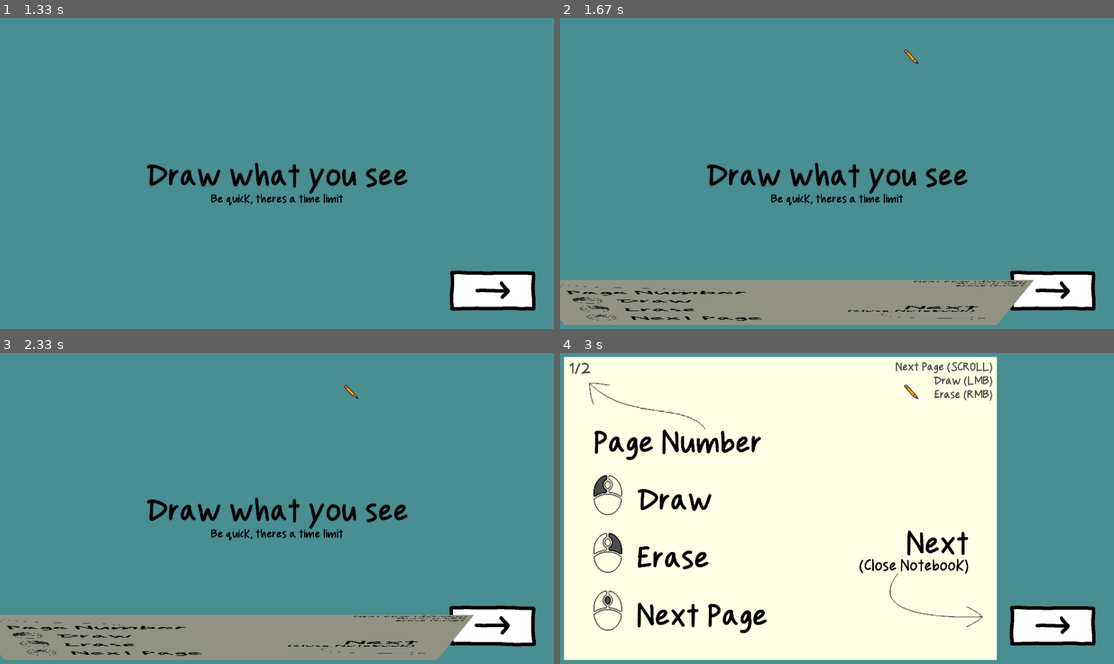
Above: before the commit, frames 1-4 (two rows, left to right).
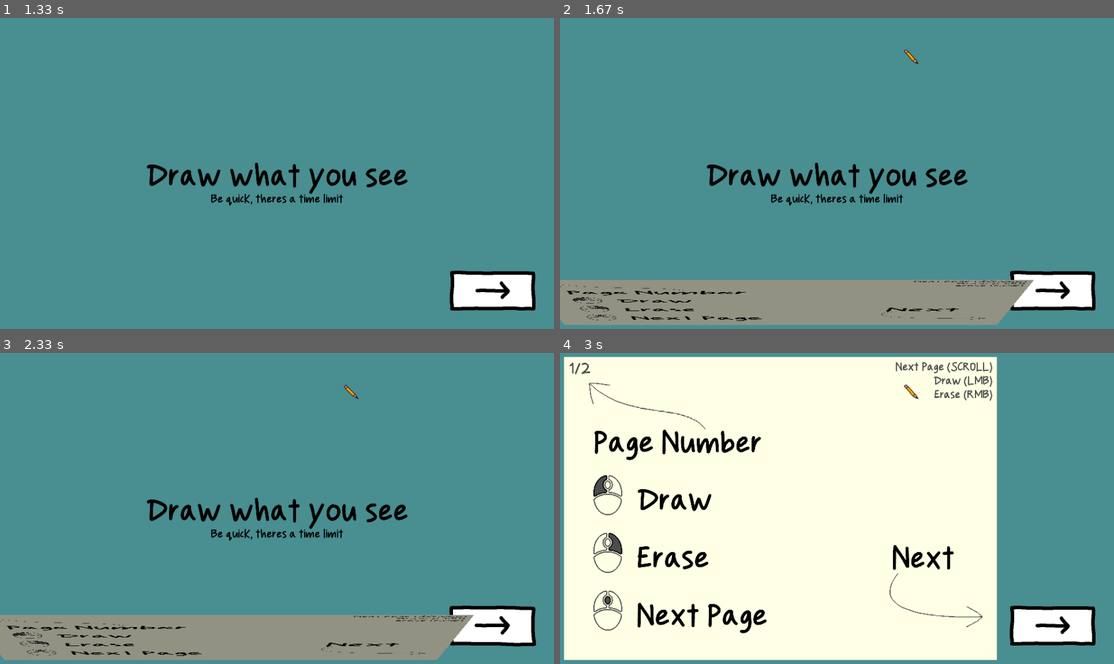
Above: after the commit, the same moments.

Repository: DanteGraet/paperAndPencil-garbageJam8
Game: LÖVE game, started from main.lua
Same seed, same stepped clock (60 frames per second), same inputs: the game is played once before the commit and once after it.
Inputs (mouse positions are in pixels of both pictures, inside the frame that each line leads up to):
- Up to frame 1 (1.33 s): click (493, 288) at 0.38 s; click (360, 64) at 0.72 s
- Up to frame 2 (1.67 s): tap Space at 1.55 s
- Up to frame 3 (2.33 s): tap Space at 1.88, 2.22 s
- Up to frame 4 (3 s): no input

Frame 1 is identical in both runs. In frame 2, 0.2% of the frame differs, in the area x 51-76%, y 92-95%; in frame 3, 0.2%; in frame 4, 0.9%, in the area x 54-74%, y 57-71%.

Commit message:
New level

Diff:
--- a/globalObject/photo.lua
+++ b/globalObject/photo.lua
@@ -91,7 +91,7 @@
 
 
     obj.level.loadObjects()
-    obj.objects, obj.bgColour = obj.level.generateObjects()
+    obj.objects, obj.bgColour, obj.bg = obj.level.generateObjects()
 
     -- obj:render(1)
     -- obj:render(2)
@@ -224,6 +224,11 @@
     love.graphics.origin()
     love.graphics.clear(self.bgColour or {1, 1, 1})
 
+    if self.bg then
+        love.graphics.setColor(self.bgColour or {1, 1, 1})
+        love.graphics.draw(self.bg)
+    end
+
     local scaleIndex
     local scaleBonus
     if scaleHoverd then
--- /dev/null
+++ b/object/stoveTop/stoveTop.lua
@@ -0,0 +1,92 @@
+local variants = {
+    "small",  "large",
+    "pot",  "kettle"
+
+}
+
+local images = {}
+for i = 1, #variants do
+    images[variants[i]] = {
+        love.graphics.newImage("object/stoveTop/" .. variants[i] .. "1.png"),
+        love.graphics.newImage("object/stoveTop/" .. variants[i] .. "2.png")
+    }
+end
+
+local StoveTop = {}
+StoveTop.__index = StoveTop
+
+setmetatable(StoveTop, {__index = ObjectBase})
+
+
+function StoveTop:new(x, y, var)
+    local variant = var or variants[math.random(1, #variants)]
+
+    local r = images[variant][1]:getWidth()/2
+    local colliders = {
+        ElipticalCollider(0, 0, r * 0.9, r * 0.9)
+    }
+
+    local obj = ObjectBase:new(x, y, images[variant], nil, colliders)
+
+
+    obj.variant = variant
+    obj.type = "StoveTop"
+
+    obj.r = math.random() * math.pi * 2
+
+
+    setmetatable(obj, {
+        __index = StoveTop,
+    })
+
+    return obj
+end
+
+function StoveTop:brandNewVariant()
+    local varIdx = math.random(1, #variants)
+    local newVariant = variants[varIdx]
+
+    if newVariant == self.variant then
+        varIdx = varIdx - 1
+        if varIdx == 0 then varIdx = #variants-1 end
+
+        newVariant = variants[varIdx]
+
+        obj.r = math.random() * math.pi * 2
+    end
+
+    self.variant = newVariant
+
+    self.images = images[self.variant]
+    local r = images[self.variant][1]:getWidth()/2
+
+    self.ox = r
+    self.oy = r
+
+    self.colliders = { ElipticalCollider(0, 0, r * 0.9, r * 0.9) }
+end
+
+
+function StoveTop:permutate()
+
+
+    if self.variants == "small" or self.variants == "large" then
+        self:brandNewVariant()
+    else
+        if math.random(1, 2) == 1 then
+            self:brandNewVariant()
+        elseif self.variants == "pot" then
+            self.r = self.r + math.pi/4 + math.random() * math.pi/2
+        elseif self.variants == "kettle" then
+            self.r = self.r + math.pi/4 + math.random() * math.pi*3/2
+        else
+            self:brandNewVariant()
+        end
+    end
+
+
+
+    self.hasMutated = true
+end
+
+return StoveTop
--- /dev/null
+++ b/pictures/kitchen.lua
@@ -0,0 +1,73 @@
+local level = {}
+
+-- viewing time in secconds
+level.time = 30
+local swapChance = 0
+
+function level.loadObjects()
+    objectManager.flush()
+
+    objectManager.load("object/fruit/fruit.lua", "fruit", {"benchTop"})
+
+    objectManager.load("object/stoveTop/stoveTop.lua", "stoveTop")
+end
+
+
+function level.generateObjects()
+    local o = {}
+
+    local objectSize = 250
+
+    for i = 0, 3 do
+        local x, y = 245 + 460*(i % 2), 255 + 440 * math.floor(i/2)
+        local obj = objectManager.get("stoveTop"):new(x, y)
+
+        table.insert(o, obj)
+    end
+
+    for y = 1, 3 do
+        local obj = objectManager.getRandom("benchTop"):new(-50 + 5*250, -25 + y*250, nil, objectSize)
+
+        obj.r = math.random(-100, 100)/150
+
+        table.insert(o, obj)
+    end
+
+    return o, nil, love.graphics.newImage("object/background/kitchen.png")
+end
+
+function level.permutate(objects)
+    local changes = {}
+
+    local choices = {}
+    for i = 1,#objects do
+        if objects[i].permutate then
+            table.insert(choices, i)
+        end
+    end
+
+    for i = 1, math.min(math.random(3, 5), #choices) do
+        local r = math.random(1, #choices)
+        local obj = objects[choices[r]]
+
+        table.remove(choices, r)
+
+        if math.random() < swapChance then
+            obj =  objectManager.getRandom():new(obj.x, obj.y)
+            obj.sx = 250/(obj.ox*2)
+            obj.sy = 250/(obj.ox*2)
+            obj.r = math.random(-100, 100)/200
+
+            table.insert(changes, {obj.x + obj.ox, obj.y + obj.oy, obj.rx * obj.sx, obj.ry * obj.sy})
+        else
+            local change = obj:permutate()
+            obj.r = math.random(-100, 100)/200
+
+            table.insert(changes, change)
+        end
+    end
+
+    return changes
+end
+
+return level
Binary file changed: object/background/controls.png
Binary file added: object/background/kitchen.png
Binary file added: object/stoveTop/kettle1.png
Binary file added: object/stoveTop/kettle2.png
Binary file added: object/stoveTop/large1.png
Binary file added: object/stoveTop/large2.png
Binary file added: object/stoveTop/pot1.png
Binary file added: object/stoveTop/pot2.png
Binary file added: object/stoveTop/small1.png
Binary file added: object/stoveTop/small2.png
Renamed: pictures/city.lua -> pictueStore/city.lua
Renamed: pictures/grid.lua -> pictueStore/grid.lua
(and 2 more such lines)
